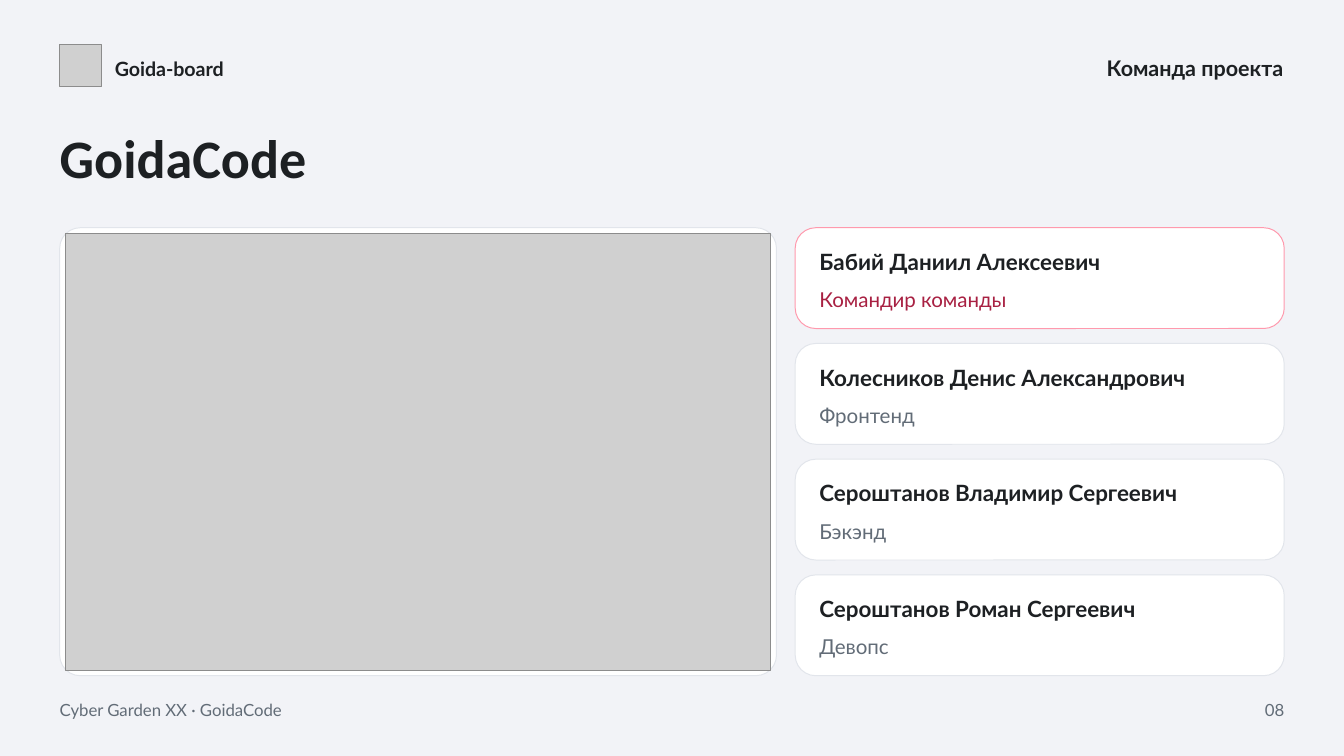
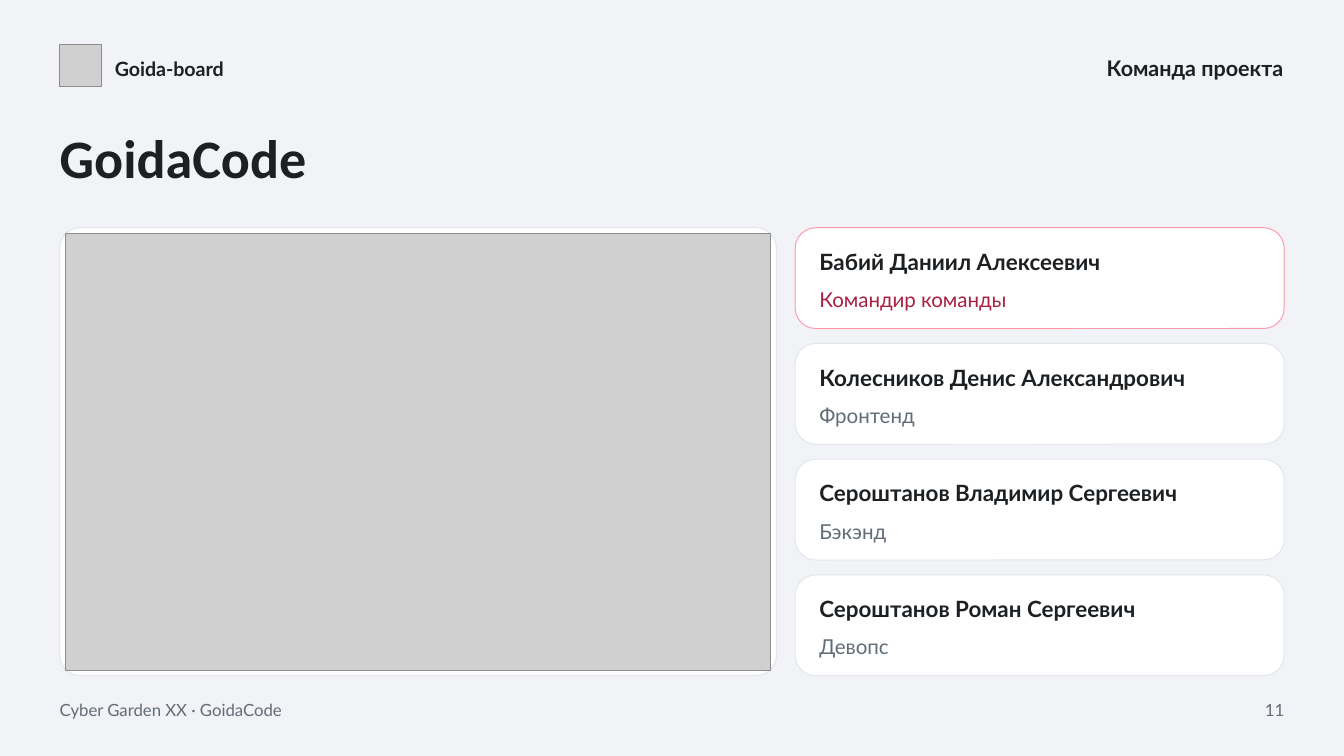
Before and after one commit to LIGI464/MTS, a slide deck: slide 11 of docs/hackathon/goida-board.pptx (slide 8 before the commit). Drawn at 1344x756 pixels with LibreOffice and Linux fonts; fonts in the diff are those of the drawing; grey boxes stand for pictures. Boxes give left, top, right and bottom in pixels: in the first picture for what was removed or moved away, otherwise in the second. Text is boxed around its words. In the diff, an @@ line names an element or a change of style, - is before the commit and + after.

```diff
--- a/docs/hackathon/goida-board.pptx
+++ b/docs/hackathon/goida-board.pptx
@@ text at <box>1265,704,1284,716</box>: text changed @@
-08
+11
```
Also in this commit, not shown: 5 other slides changed, 3 slides added, 2 other files.
